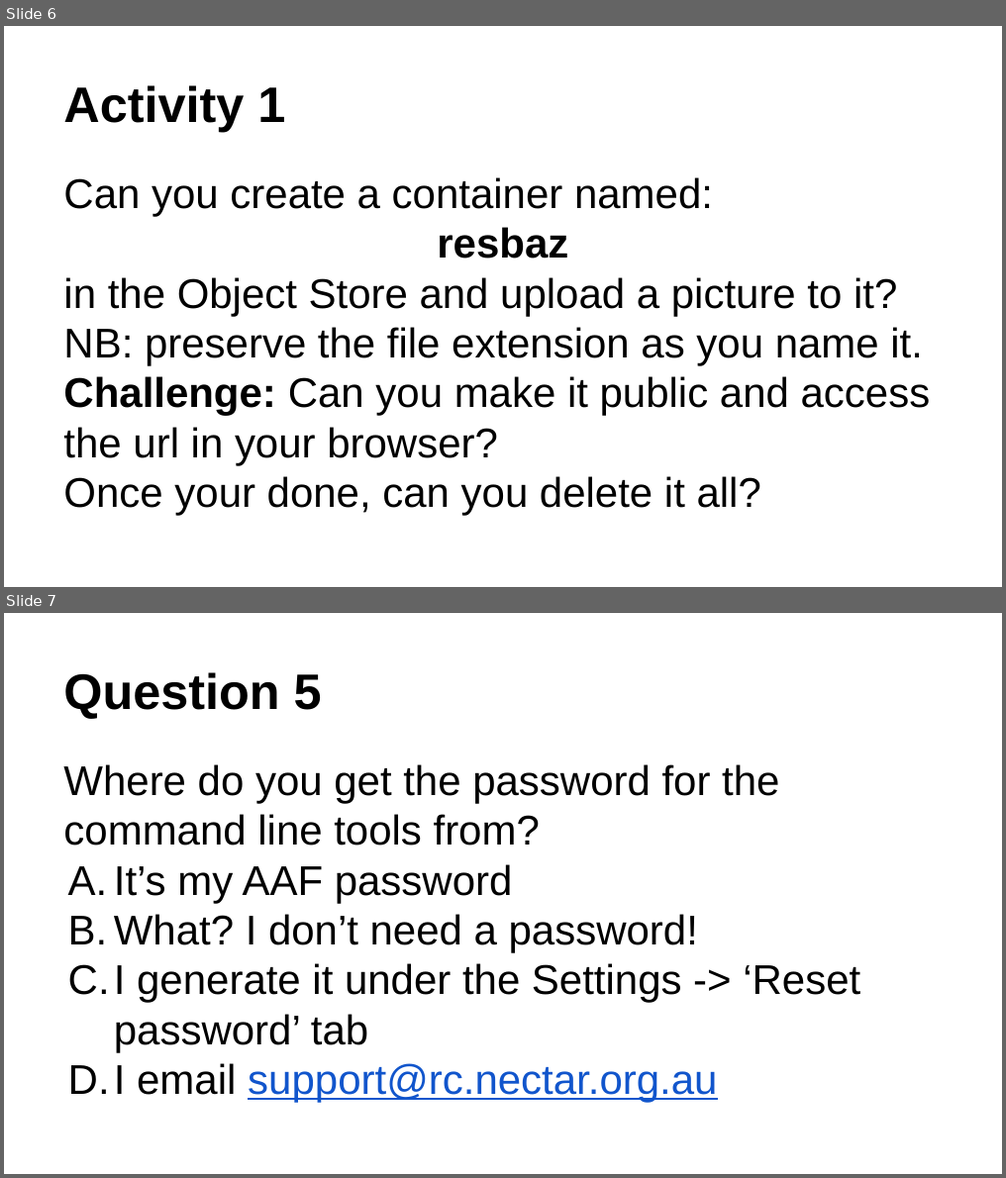
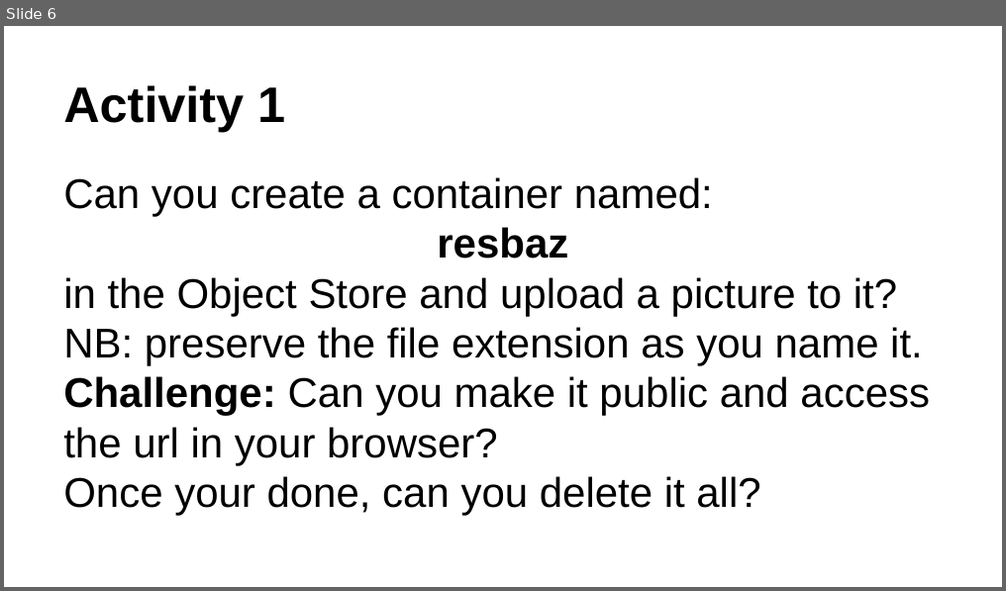
Before and after one commit to resbaz/nectar-cloud-lessons, a slide deck: Lessons/Lesson_I/Lesson_I_Questions.pptx. Shown one above the other, each under a label of ours: slides 6 and 7 before the commit, slide 6 after it. The pictures are 1006x1178 and 1006x591 pixels, drawn with LibreOffice and Linux fonts; fonts in the diff are those of the drawing. Boxes give left, top, right and bottom in pixels: in the first picture for what was removed or moved away, otherwise in the second. Text is boxed around its words. In the diff, an @@ line names an element or a change of style, - is before the commit and + after.

```diff
--- a/Lessons/Lesson_I/Lesson_I_Questions.pptx
+++ b/Lessons/Lesson_I/Lesson_I_Questions.pptx
@@ slide 7 removed at (x1=4, y1=613, x2=1002, y2=1174), background #FFFFFF @@
@@ title removed at (x1=63, y1=672, x2=322, y2=718) @@
-Question 5
@@ text removed at (x1=63, y1=764, x2=860, y2=1103) @@
-Where do you get the password for the command line tools from?
-A. It’s my AAF password
-B. What? I don’t need a password!
-C. I generate it under the Settings -> ‘Reset password’ tab
-D. I email support@rc.nectar.org.au
```
Also in this commit, not shown: 5 slides changed, 1 other slide removed, 2 other files.
